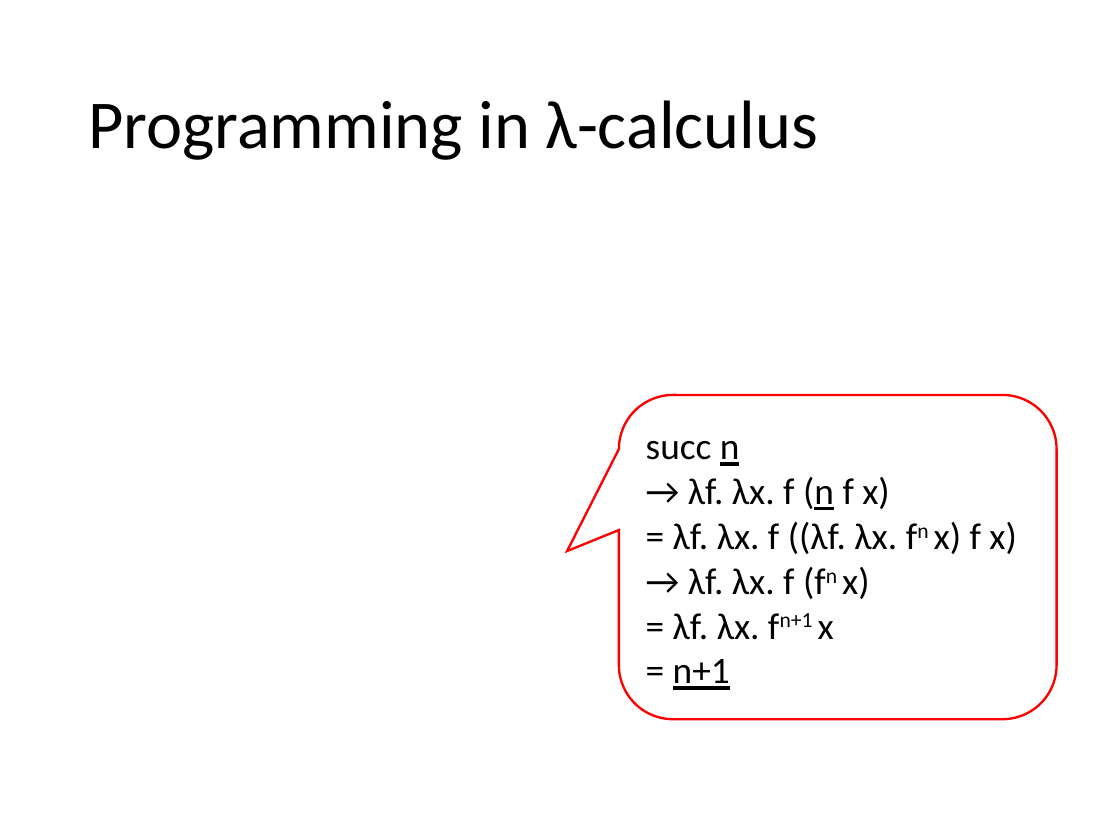
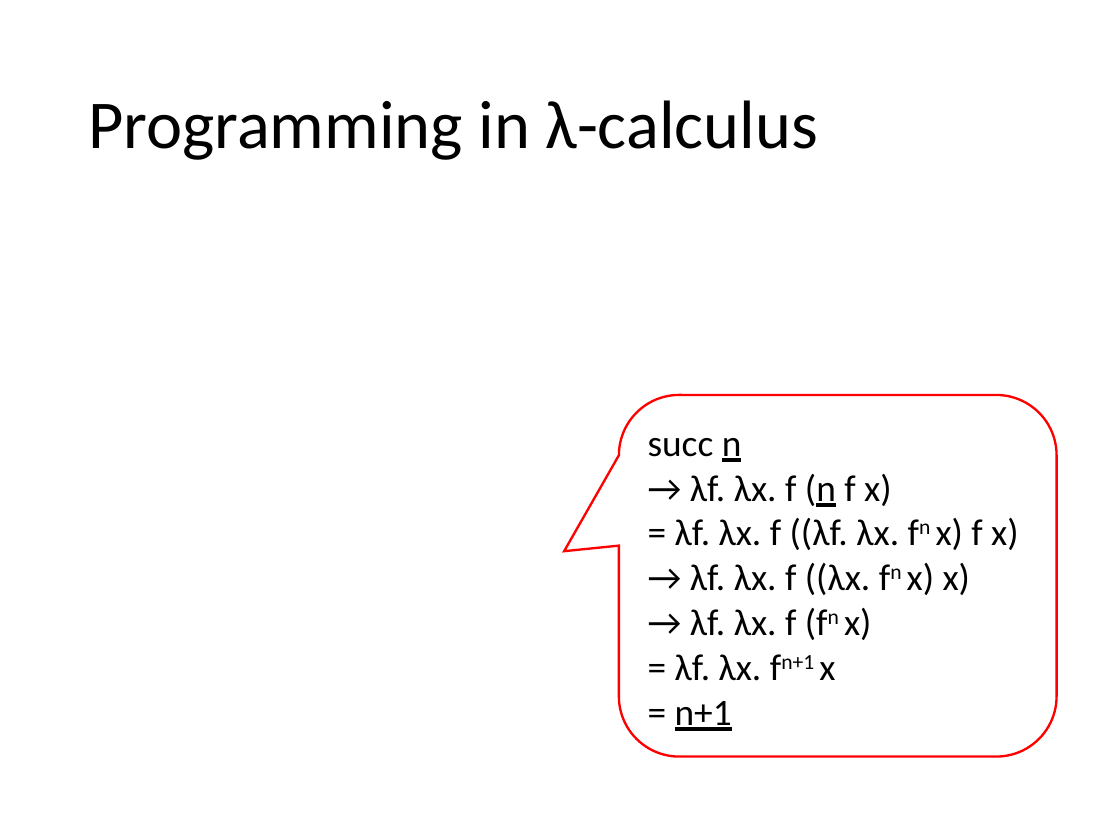
Before and after one commit to hongjin-liang/semantics2026, a slide deck: slide 65 of 04_lambda.pptx. Drawn at 1120x840 pixels with LibreOffice and Linux fonts; fonts in the diff are those of the drawing; grey boxes stand for pictures. Boxes give left, top, right and bottom in pixels: in the first picture for what was removed or moved away, otherwise in the second. Text is boxed around its words. In the diff, an @@ line names an element or a change of style, - is before the commit and + after.

```diff
--- a/04_lambda.pptx
+++ b/04_lambda.pptx
@@ rounded speech box "succ n": place and size @@
-rounded speech box "succ n" at [619,395,1057,719]
+rounded speech box "succ n" at [619,395,1057,757]
@@ rounded speech box "succ n" at [619,395,1057,757]: proportions changed @@
@@ text in rounded speech box at [690,563,970,595]: paragraph added @@
+  → λf. λx. f ((λx. fn x) x)
```
Also in this commit, not shown: 2 other slides changed.
